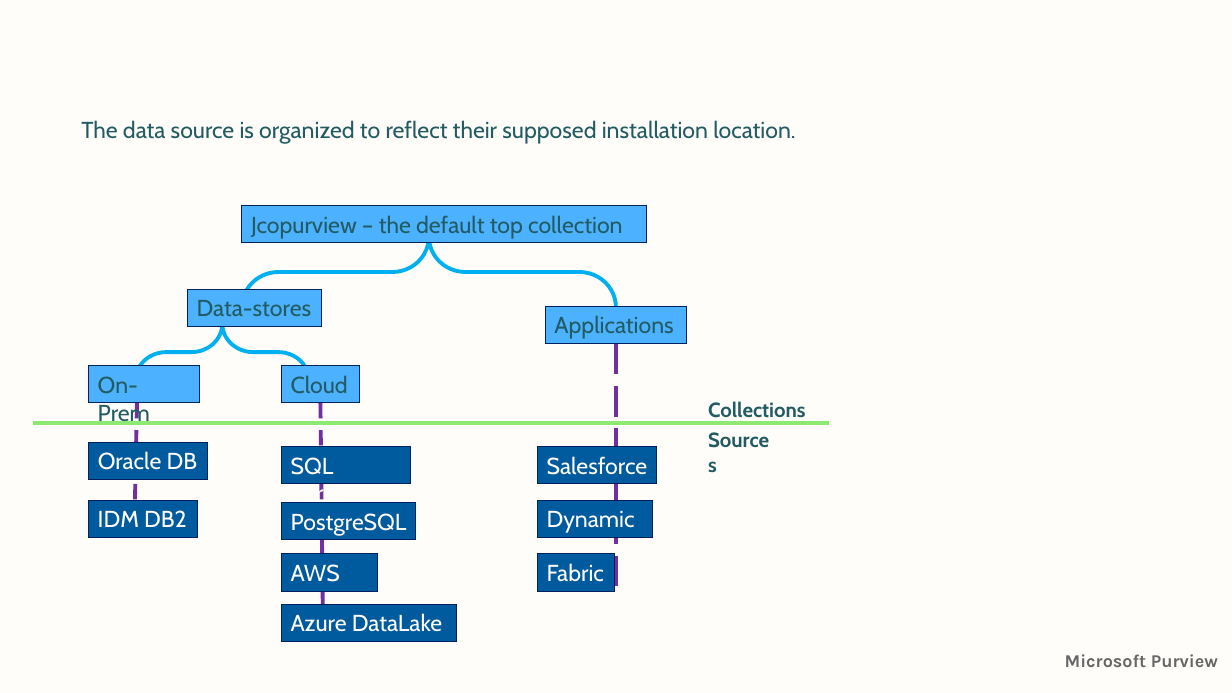
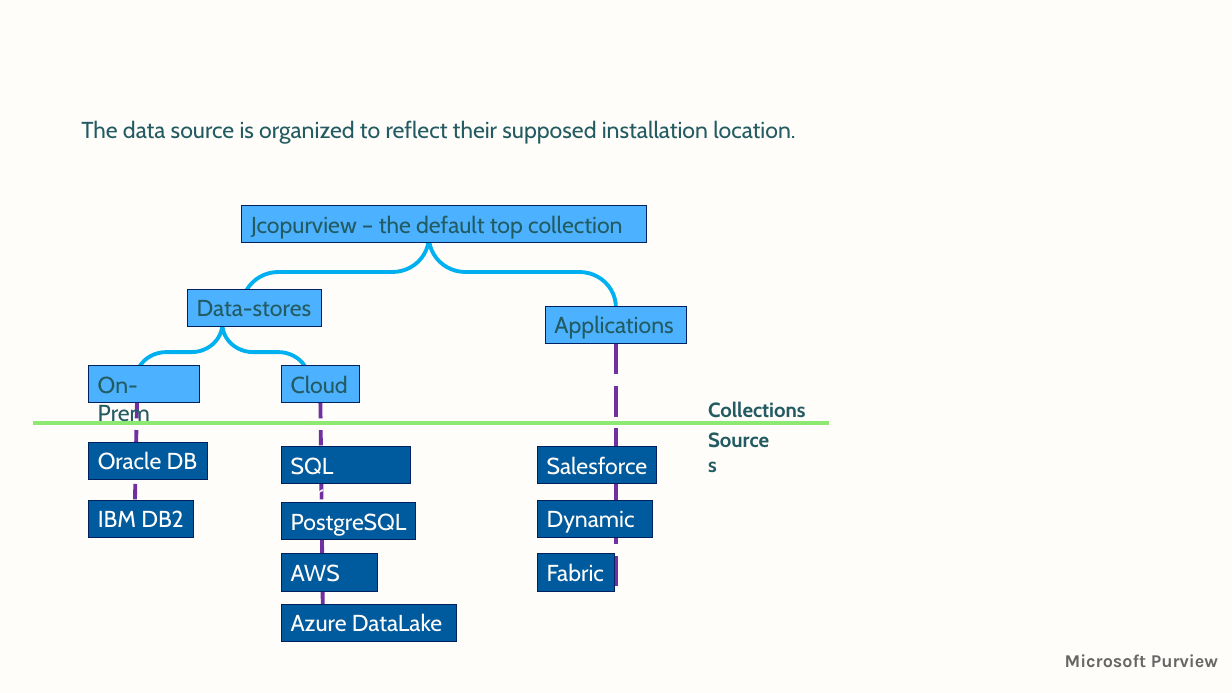
Before and after one commit to jcordtz/microsoft-purview-stuff, a slide deck: slide 4 of Presentations/2-Getting Started/Purview-democase.pptx. Drawn at 1232x693 pixels with LibreOffice and Linux fonts; fonts in the diff are those of the drawing; background and template pictures are left out. Boxes give left, top, right and bottom in pixels: in the first picture for what was removed or moved away, otherwise in the second. Text is boxed around its words. In the diff, an @@ line names an element or a change of style, - is before the commit and + after.

```diff
--- a/Presentations/2-Getting Started/Purview-democase.pptx
+++ b/Presentations/2-Getting Started/Purview-democase.pptx
@@ text in rectangle at bbox=[98, 510, 183, 527]: text changed @@
-IDM DB2
+IBM DB2
```
Also in this commit, not shown: 4 other files.
